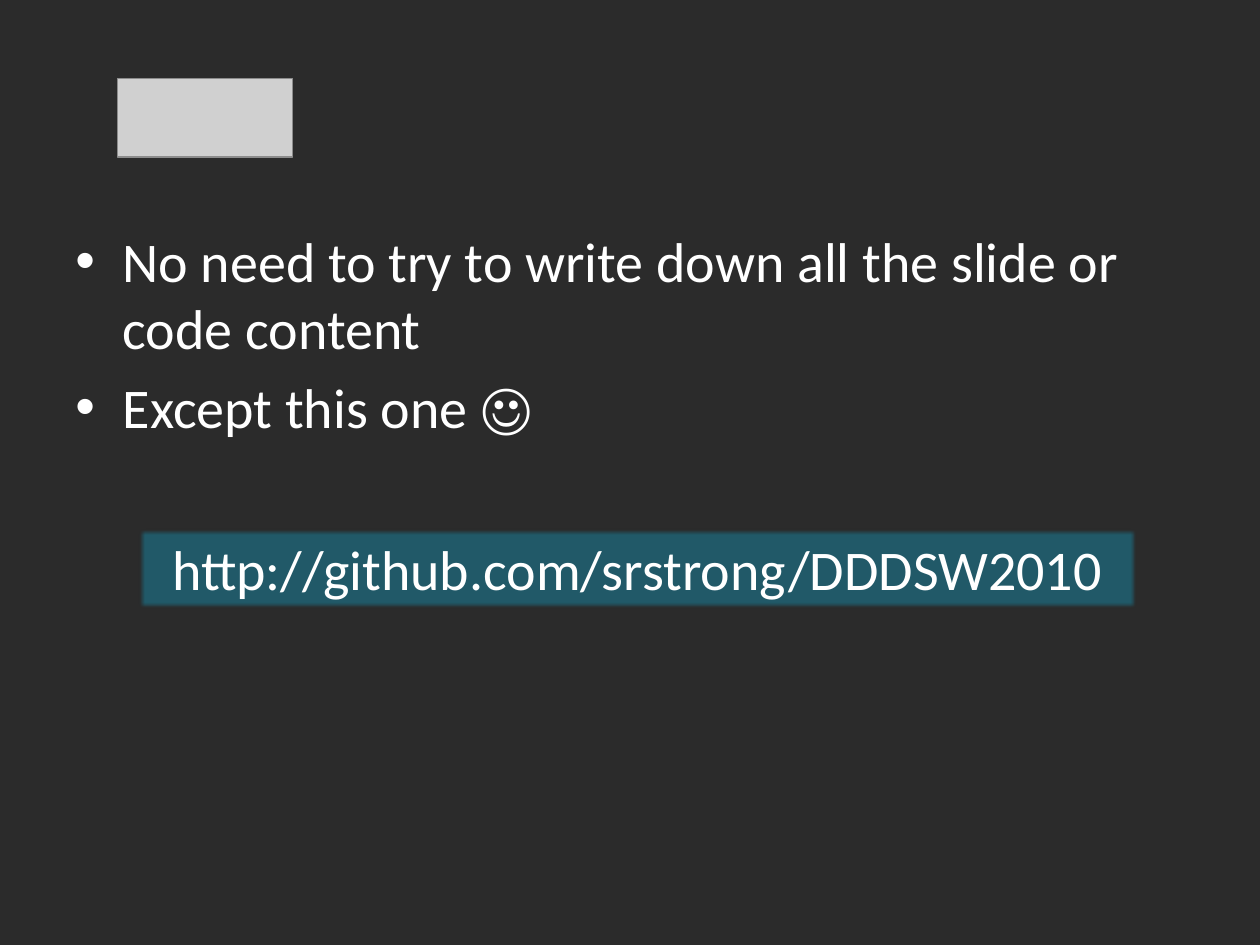
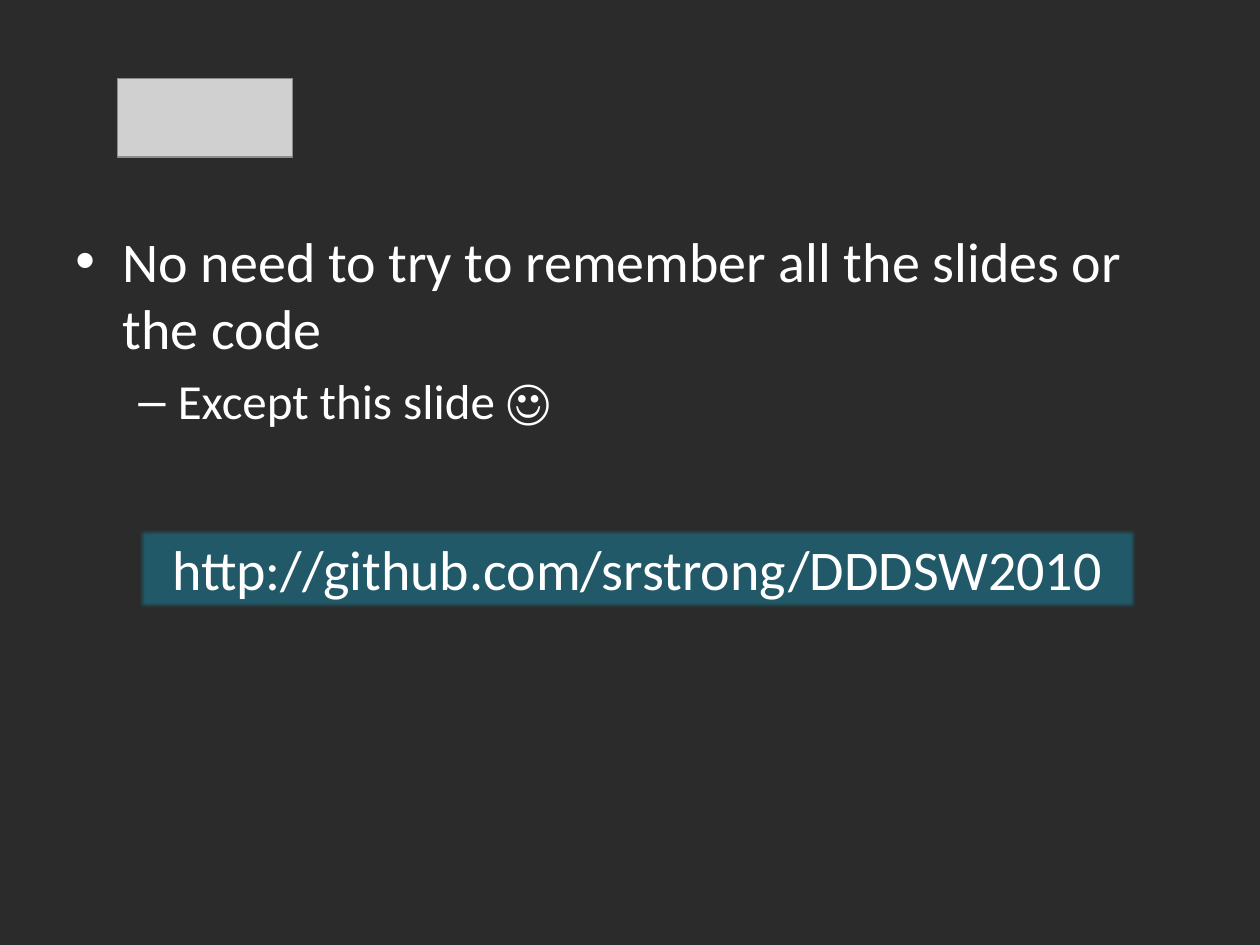
Before and after one commit to srstrong/DDDSW2010, a slide deck: slide 2 of Task Parallel Library.pptx. Drawn at 1260x945 pixels with LibreOffice and Linux fonts; fonts in the diff are those of the drawing; grey boxes stand for pictures; background and template pictures are left out; a plain dark background stands for a picture behind light text. Boxes give left, top, right and bottom in pixels: in the first picture for what was removed or moved away, otherwise in the second. Text is boxed around its words. In the diff, an @@ line names an element or a change of style, - is before the commit and + after.

```diff
--- a/Task Parallel Library.pptx
+++ b/Task Parallel Library.pptx
@@ text at <box>123,243,1121,427</box>: text changed @@
-• No need to try to write down all the slide or code content
-• Except this one ☺
+• No need to try to remember all the slides or the code
+  – Except this slide ☺
```
Also in this commit, not shown: 5 other slides changed, 2 slides added.
